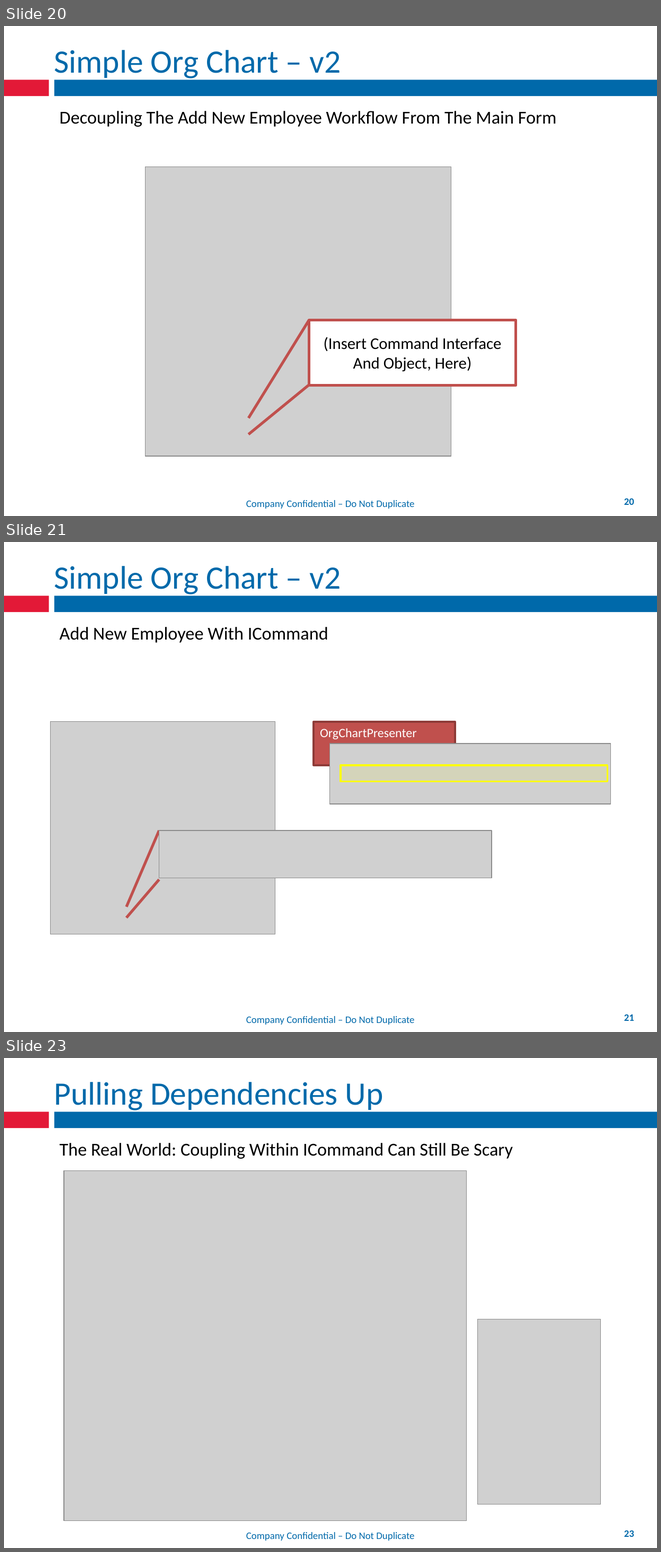
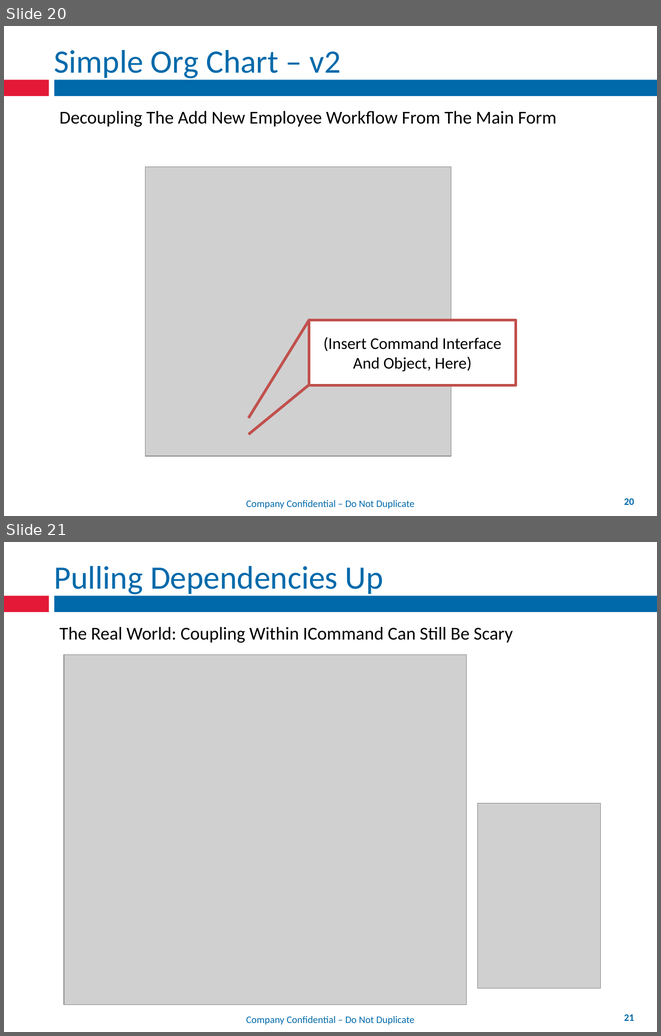
Before and after one commit to mxriverlynn/presentations-and-training, a slide deck: Decoupling Workflow With App Controler/Decoupling Workflow From Forms.pptx. Shown one above the other, each under a label of ours: slides 20, 21 and 23 before the commit, slides 20 and 21 after it; the slides between them are not shown. The pictures are 661x1552 and 661x1036 pixels, drawn with LibreOffice and Linux fonts; fonts in the diff are those of the drawing; grey boxes stand for pictures; background and template pictures are left out. Boxes give left, top, right and bottom in pixels: in the first picture for what was removed or moved away, otherwise in the second. Text is boxed around its words. In the diff, an @@ line names an element or a change of style, - is before the commit and + after.

```diff
--- a/Decoupling Workflow With App Controler/Decoupling Workflow From Forms.pptx
+++ b/Decoupling Workflow With App Controler/Decoupling Workflow From Forms.pptx
@@ slide 21 removed at (x1=4, y1=542, x2=657, y2=1032), background #FFFFFF; not listed: 4 template elements that a slide beside it also shows @@
@@ title removed at (x1=54, y1=566, x2=341, y2=597) @@
-Simple Org Chart – v2
@@ text removed at (x1=60, y1=627, x2=328, y2=643) @@
-Add New Employee With ICommand
@@ group removed at (x1=50, y1=722, x2=611, y2=934): 3 pictures, 2 lines, 2 rectangles @@
-OrgChartPresenter
@@ what was slide 23 is now slide 21 @@
@@ page number at (x1=624, y1=1014, x2=634, y2=1021): text changed @@
-23
+21
```
Also in this commit, not shown: 1 slide changed, 1 other slide removed.
